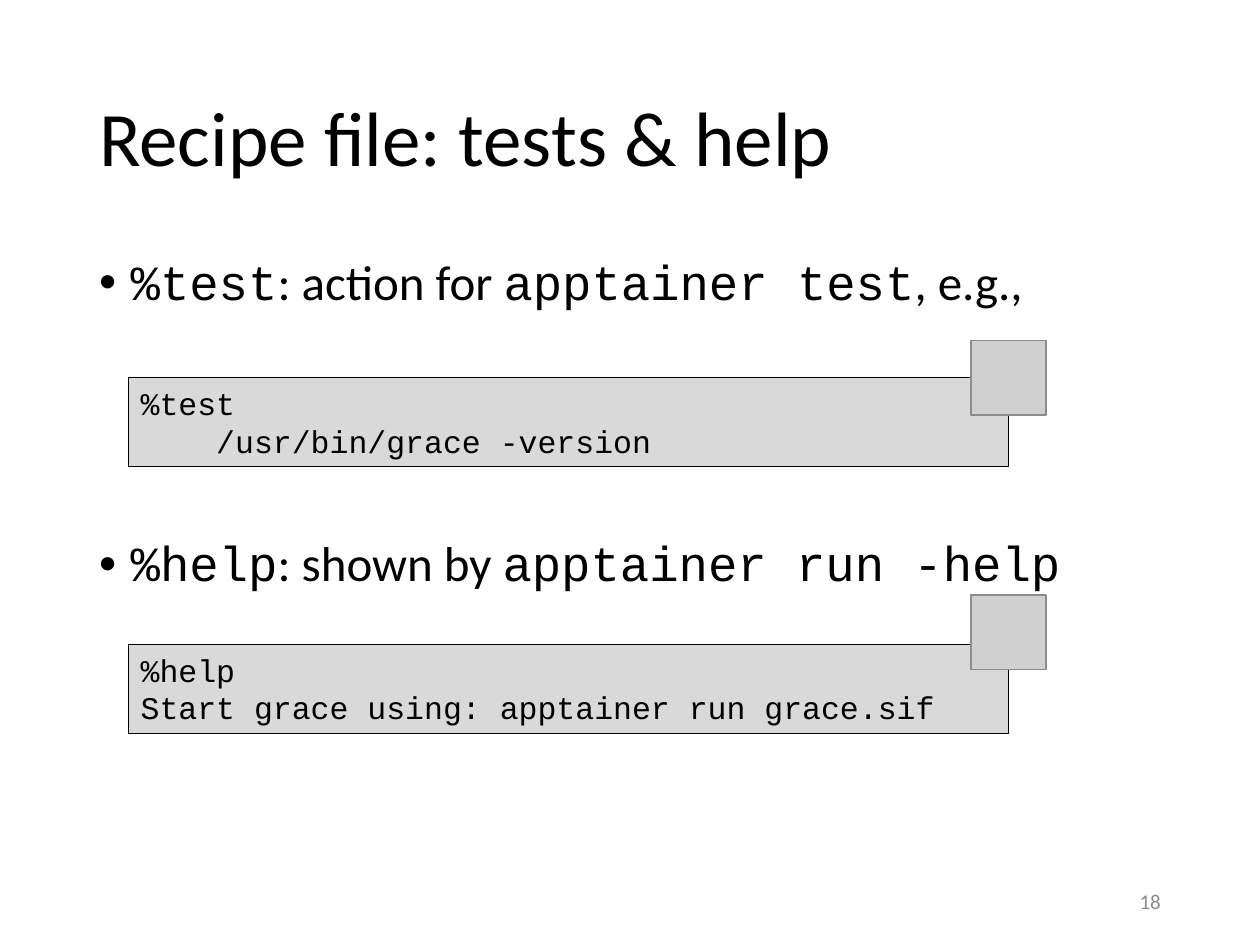
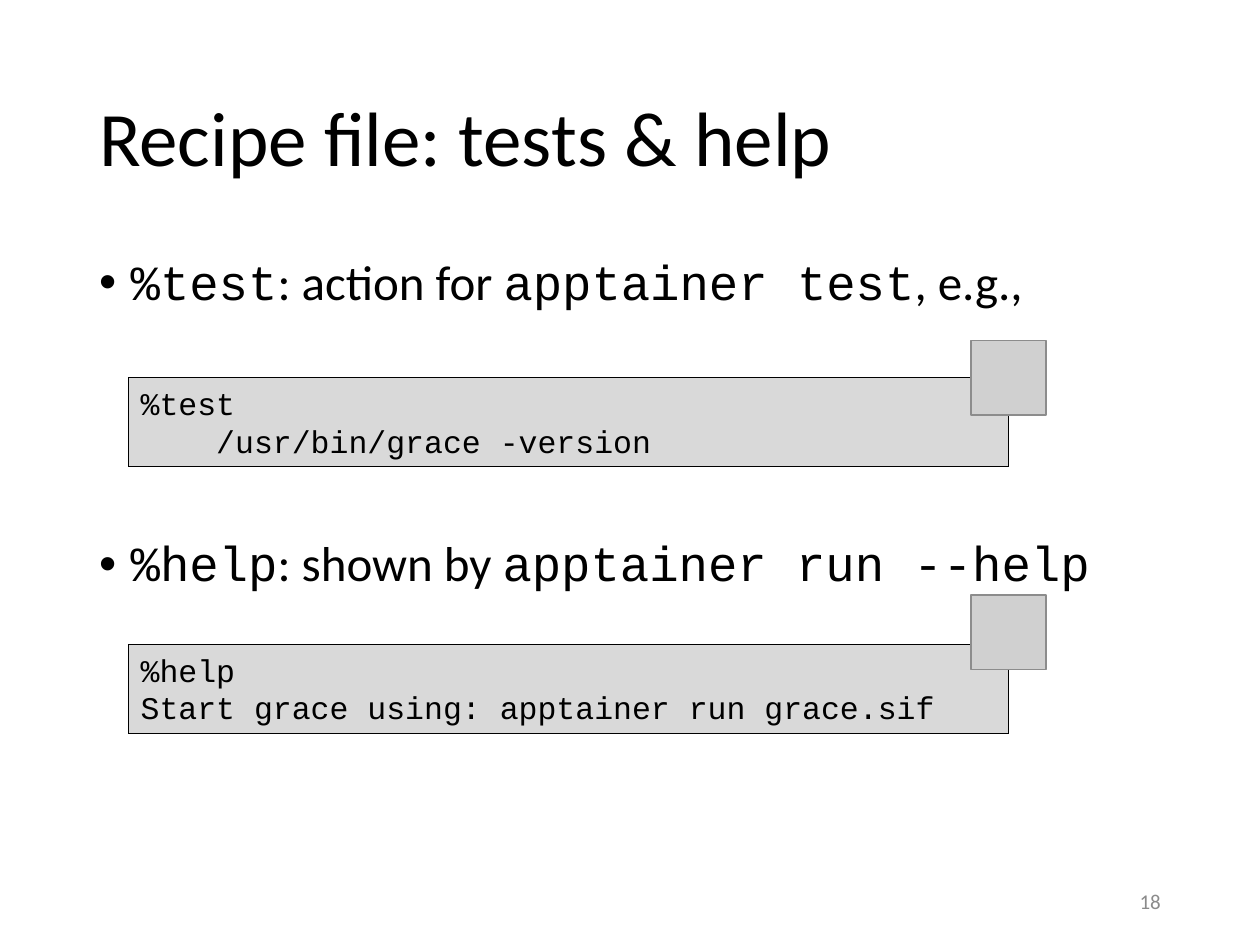
Before and after one commit to gjbex/Containers-for-HPC, a slide deck: slide 18 of containers_for_hpc.pptx. Drawn at 1260x945 pixels with LibreOffice and Linux fonts; fonts in the diff are those of the drawing; grey boxes stand for pictures. Boxes give left, top, right and bottom in pixels: in the first picture for what was removed or moved away, otherwise in the second. Text is boxed around its words. In the diff, an @@ line names an element or a change of style, - is before the commit and + after.

Commit message:
Fix typos

```diff
--- a/containers_for_hpc.pptx
+++ b/containers_for_hpc.pptx
@@ text at bbox=[131, 546, 1089, 595]: text changed @@
-• %help: shown by apptainer run -help
+• %help: shown by apptainer run --help
```
Also in this commit, not shown: 2 other slides changed.
